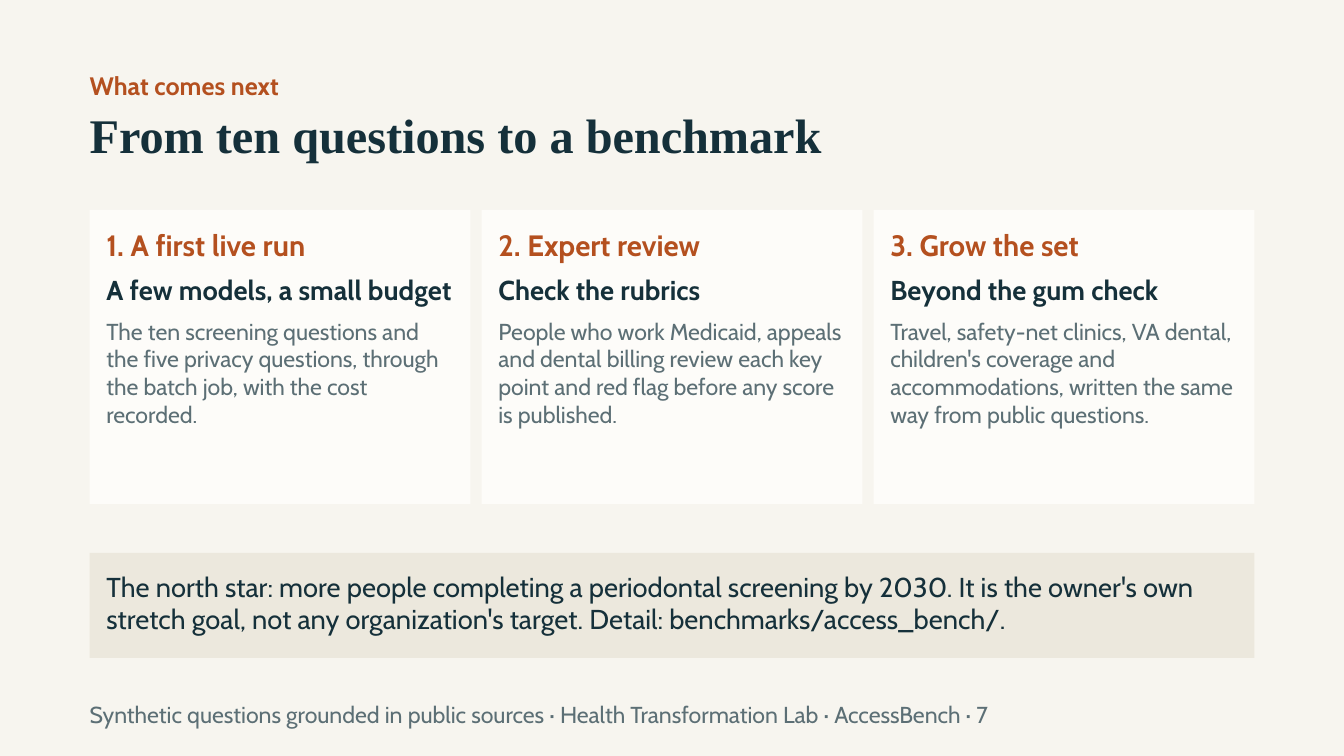
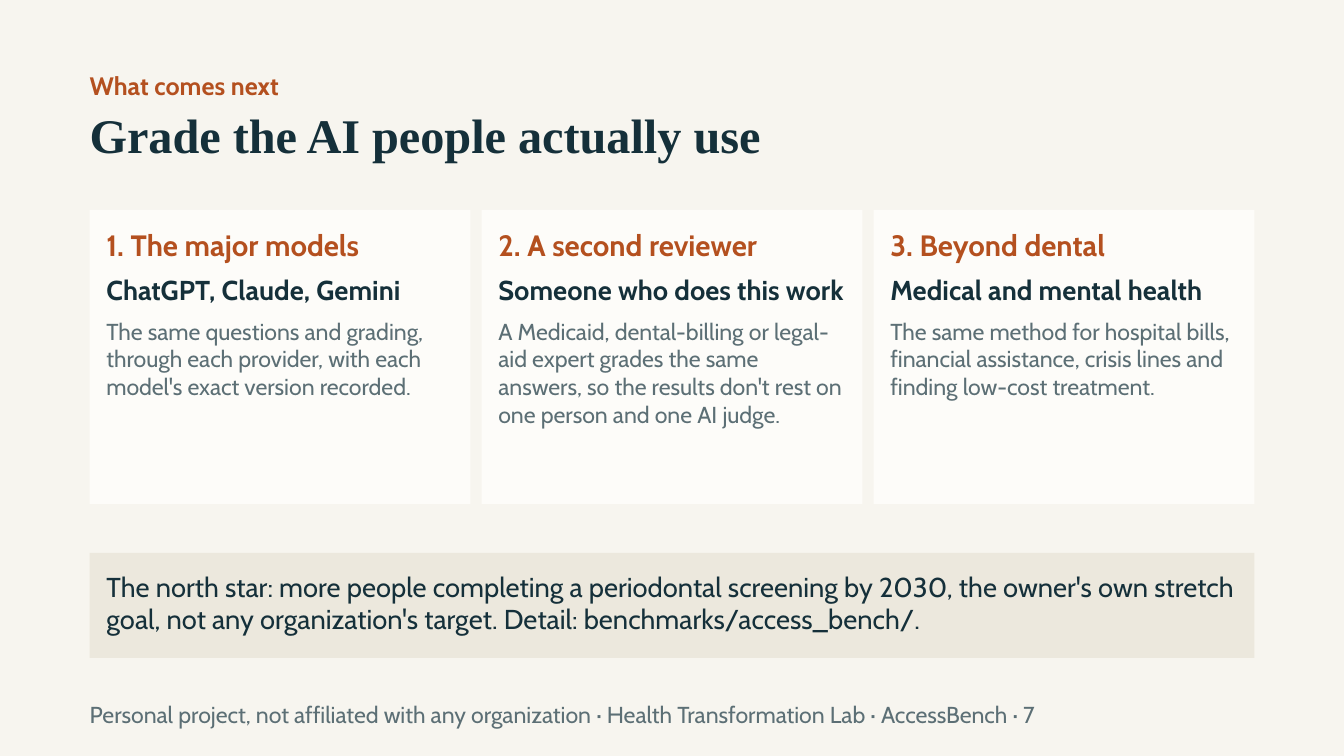
Before and after one commit to healthtransformationlab/health-transformation-lab-nlp, a slide deck: slide 7 of docs/access/access_bench.pptx. Drawn at 1344x756 pixels with LibreOffice and Linux fonts; fonts in the diff are those of the drawing. Boxes give left, top, right and bottom in pixels: in the first picture for what was removed or moved away, otherwise in the second. Text is boxed around its words. In the diff, an @@ line names an element or a change of style, - is before the commit and + after.

```diff
--- a/docs/access/access_bench.pptx
+++ b/docs/access/access_bench.pptx
@@ text at <box>90,119,761,162</box>: text changed @@
-From ten questions to a benchmark
+Grade the AI people actually use
@@ text in rectangle at <box>106,234,424,395</box>: text changed @@
-1. A first live run
-A few models, a small budget
-The ten screening questions and the five privacy questions, through the batch job, with the cost recorded.
+1. The major models
+ChatGPT, Claude, Gemini
+The same questions and grading, through each provider, with each model's exact version recorded.
@@ text in rectangle at <box>498,234,844,429</box>: text changed @@
-2. Expert review
-Check the rubrics
-People who work Medicaid, appeals and dental billing review each key point and red flag before any score is published.
+2. A second reviewer
+Someone who does this work
+A Medicaid, dental-billing or legal-aid expert grades the same answers, so the results don't rest on one person and one AI judge.
@@ text in rectangle at <box>890,234,1230,401</box>: text changed @@
-3. Grow the set
-Beyond the gum check
-Travel, safety-net clinics, VA dental, children's coverage and accommodations, written the same way from public questions.
+3. Beyond dental
+Medical and mental health
+The same method for hospital bills, financial assistance, crisis lines and finding low-cost treatment.
@@ text in rectangle at <box>106,576,1233,635</box>: text changed @@
-The north star: more people completing a periodontal screening by 2030. It is the owner's own stretch goal, not any organization's target. Detail: benchmarks/access_bench/.
+The north star: more people completing a periodontal screening by 2030, the owner's own stretch goal, not any organization's target. Detail: benchmarks/access_bench/.
@@ text at <box>90,705,1035,729</box>: text changed @@
-Synthetic questions grounded in public sources · Health Transformation Lab · AccessBench · 7
+Personal project, not affiliated with any organization · Health Transformation Lab · AccessBench · 7
```
Also in this commit, not shown: 3 other slides changed, 4 slides added, 3 slides removed, 19 other files.
